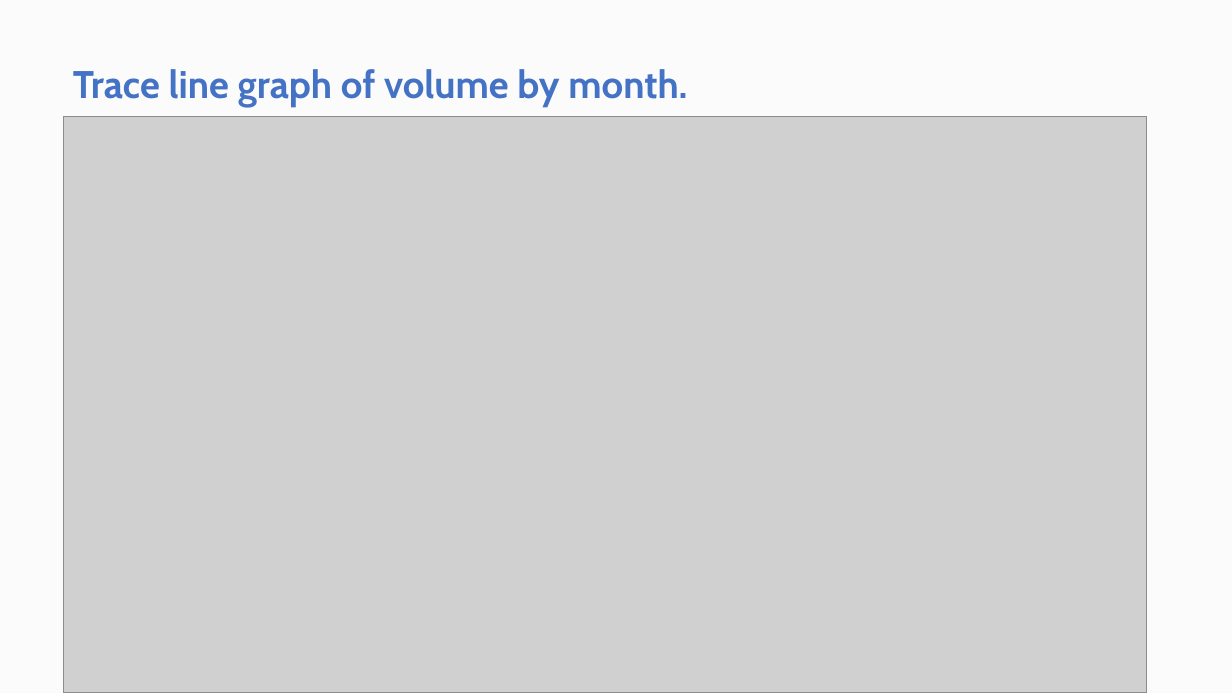
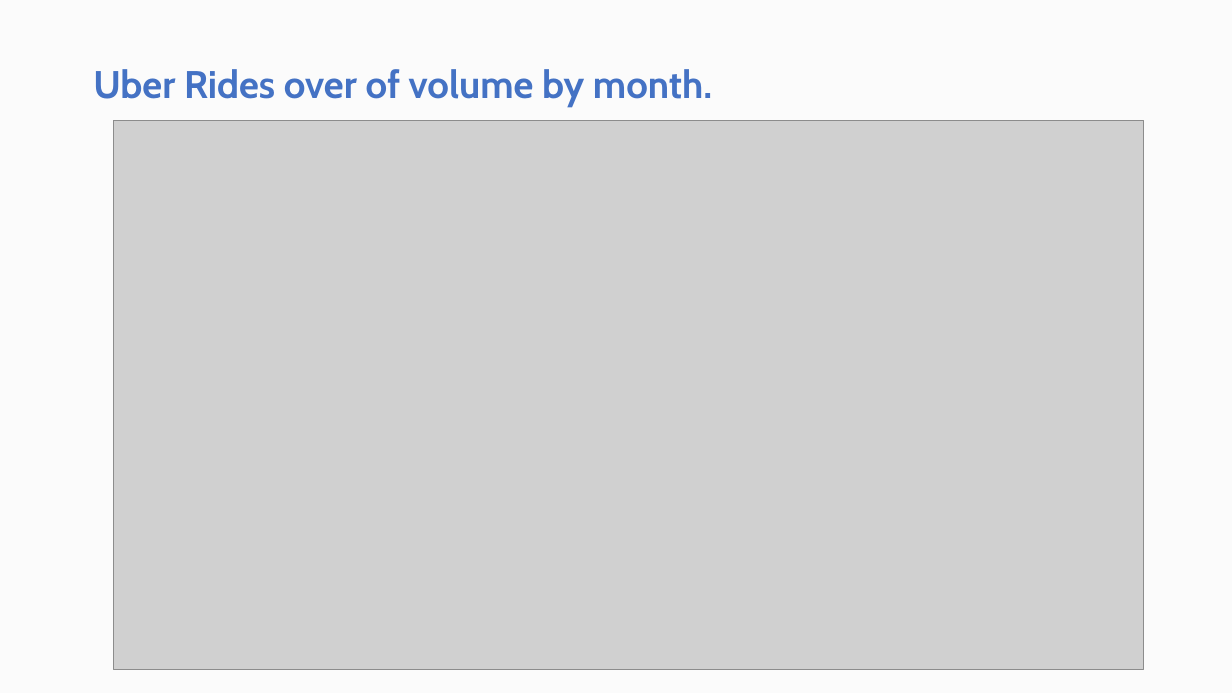
Before and after one commit to ContextLab/storytelling-with-data, a slide deck: slide 18 of data-stories/uber-nyc/UBER Presentation.pptx (slide 16 before the commit). Drawn at 1232x693 pixels with LibreOffice and Linux fonts; fonts in the diff are those of the drawing; grey boxes stand for pictures. Boxes give left, top, right and bottom in pixels: in the first picture for what was removed or moved away, otherwise in the second. Text is boxed around its words. In the diff, an @@ line names an element or a change of style, - is before the commit and + after.

Commit message:
Powerpoint with graph annotations and explanations

```diff
--- a/data-stories/uber-nyc/UBER Presentation.pptx
+++ b/data-stories/uber-nyc/UBER Presentation.pptx
@@ title at <box>93,69,712,108</box>: text changed @@
-Trace line graph of volume by month.
+Uber Rides over of volume by month.
@@ picture: place and size @@
-picture at <box>64,116,1147,693</box>
+picture at <box>113,120,1144,669</box>
```
Also in this commit, not shown: 1 other slide changed, 3 slides added, 1 slide removed.
